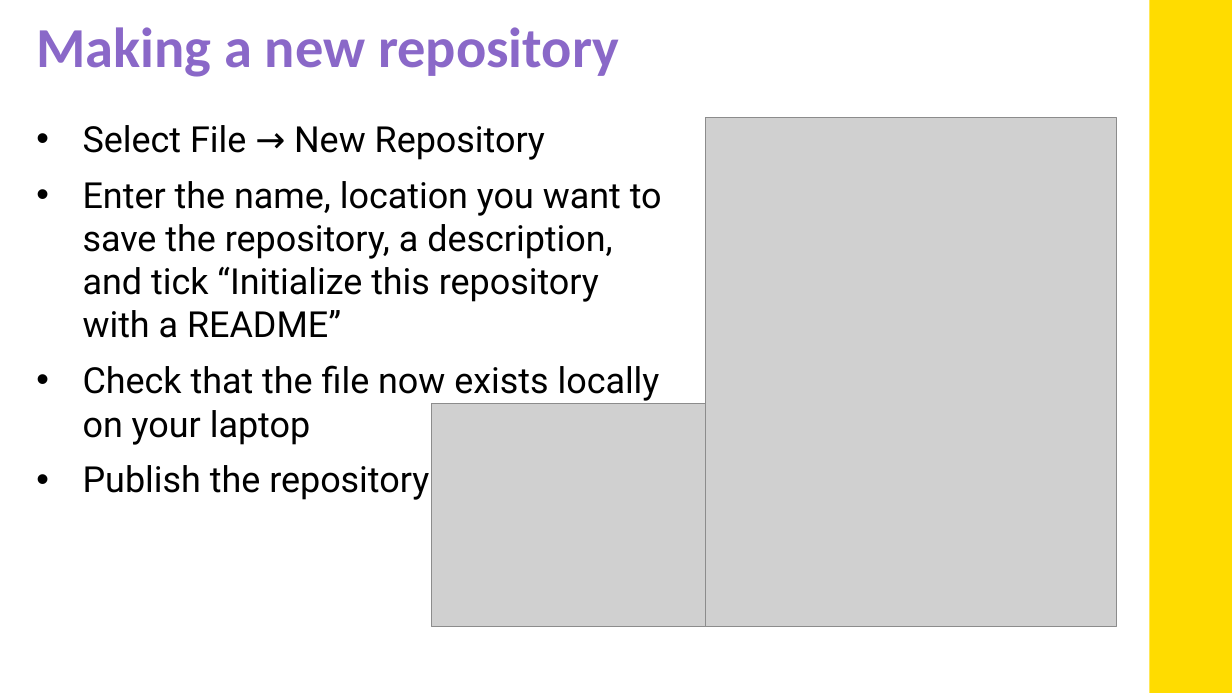
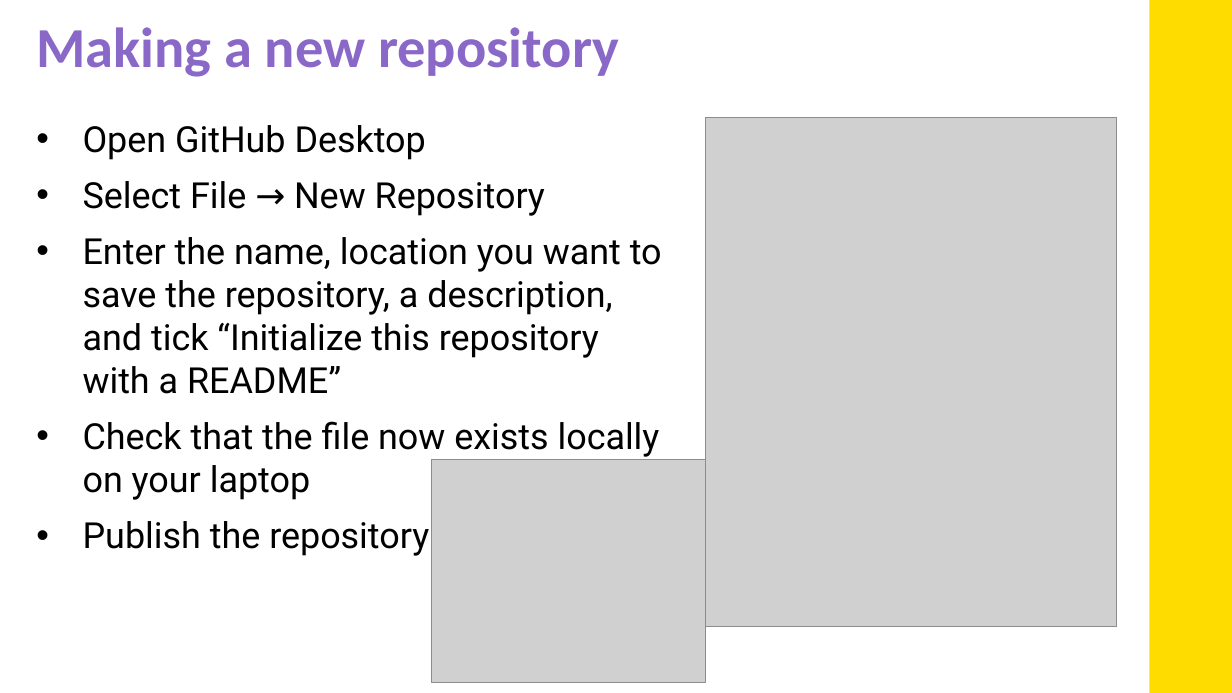
Before and after one commit to mithebell/PHYS3116_2026T3, a slide deck: slide 10 of Week 1/wk1_PHYS3116_2026T3_spotted_python_slides.pptx. Drawn at 1232x693 pixels with LibreOffice and Linux fonts; fonts in the diff are those of the drawing; grey boxes stand for pictures; background and template pictures are left out. Boxes give left, top, right and bottom in pixels: in the first picture for what was removed or moved away, otherwise in the second. Text is boxed around its words. In the diff, an @@ line names an element or a change of style, - is before the commit and + after.

```diff
--- a/Week 1/wk1_PHYS3116_2026T3_spotted_python_slides.pptx
+++ b/Week 1/wk1_PHYS3116_2026T3_spotted_python_slides.pptx
@@ text at box(83, 125, 426, 160): paragraph added @@
+• Open GitHub Desktop
@@ picture: place and size @@
-picture at box(432, 404, 706, 627)
+picture at box(432, 459, 706, 682)
```
Also in this commit, not shown: 2 other slides changed, 4 slides added, 3 slides removed, 2 other files.
